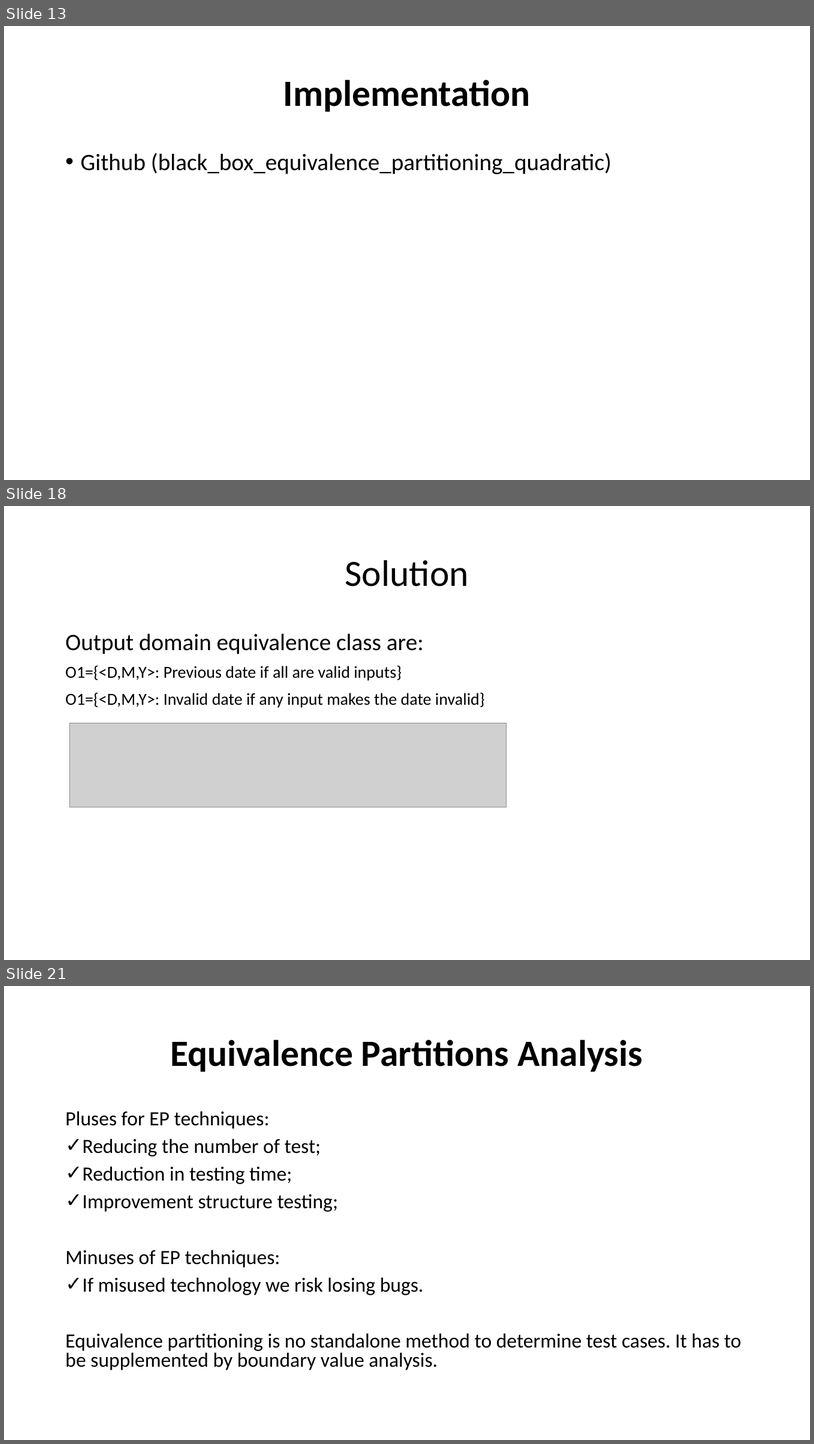
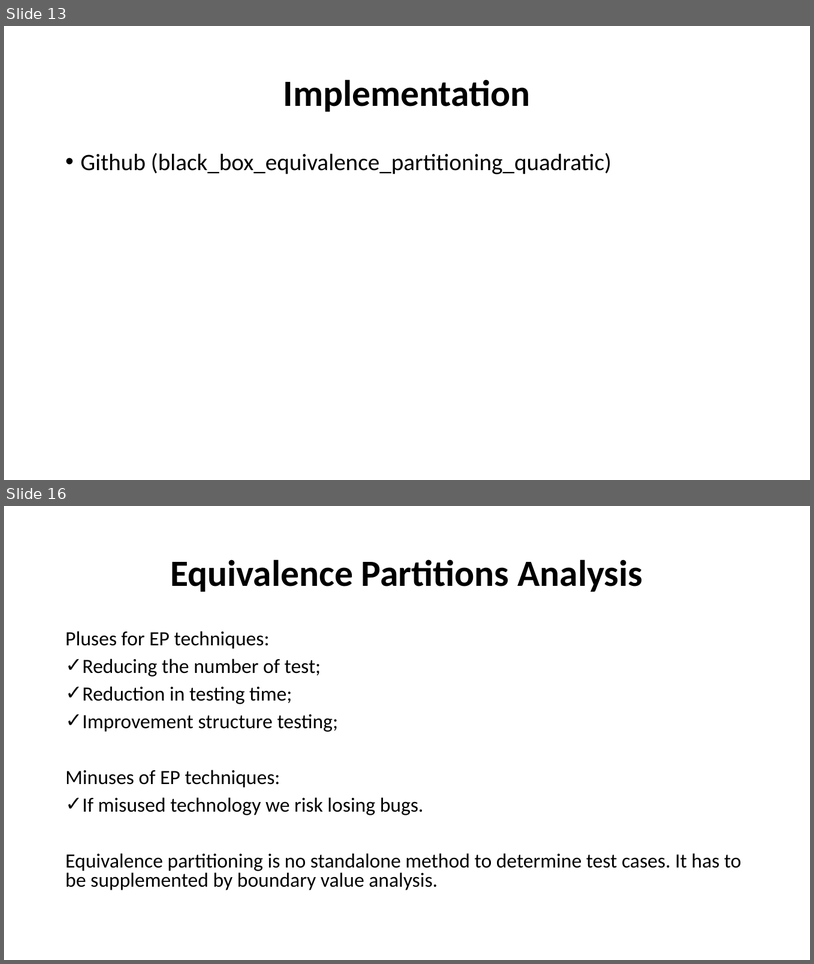
Before and after one commit to nashurgessa/Software-Testing-batch-2022-23, a slide deck: slides/L8 Equivalence Partitioning .pptx. Shown one above the other, each under a label of ours: slides 13, 18 and 21 before the commit, slides 13 and 16 after it; the slides between them are not shown. The pictures are 814x1444 and 814x964 pixels, drawn with LibreOffice and Linux fonts; fonts in the diff are those of the drawing; grey boxes stand for pictures. Boxes give left, top, right and bottom in pixels: in the first picture for what was removed or moved away, otherwise in the second. Text is boxed around its words. In the diff, an @@ line names an element or a change of style, - is before the commit and + after.

```diff
--- a/slides/L8 Equivalence Partitioning .pptx
+++ b/slides/L8 Equivalence Partitioning .pptx
@@ slide 18 removed at [4, 506, 810, 960], background #FFFFFF @@
@@ title removed at [345, 560, 469, 586] @@
-Solution
@@ text removed at [65, 633, 485, 708] @@
-Output domain equivalence class are:
-O1={<D,M,Y>: Previous date if all are valid inputs}
-O1={<D,M,Y>: Invalid date if any input makes the date invalid}
@@ picture removed at [69, 723, 506, 807] @@
@@ what was slide 21 is now slide 16 @@
```
Also in this commit, not shown: 2 slides changed, 4 other slides removed, 1 other file.
